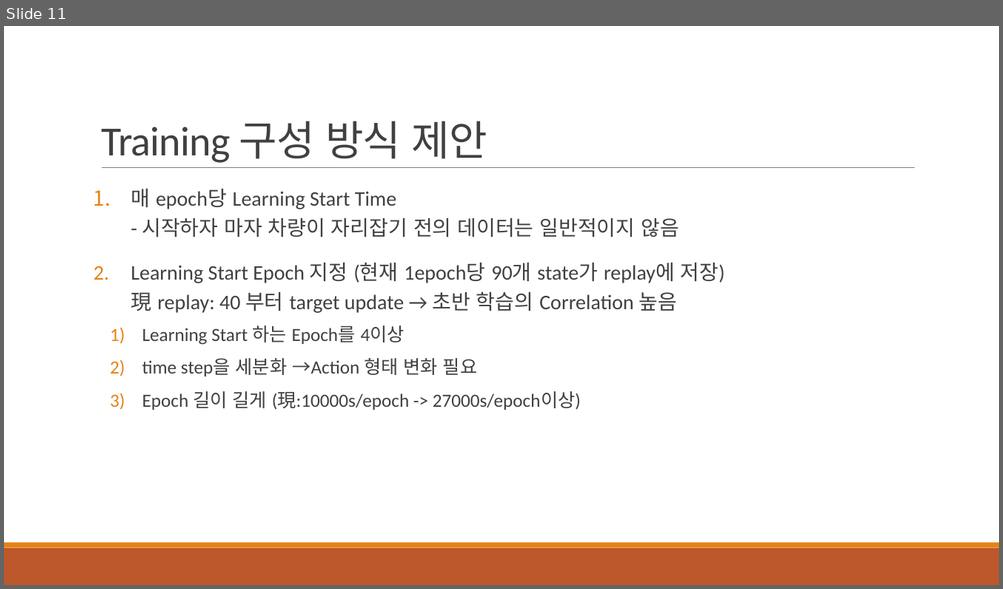
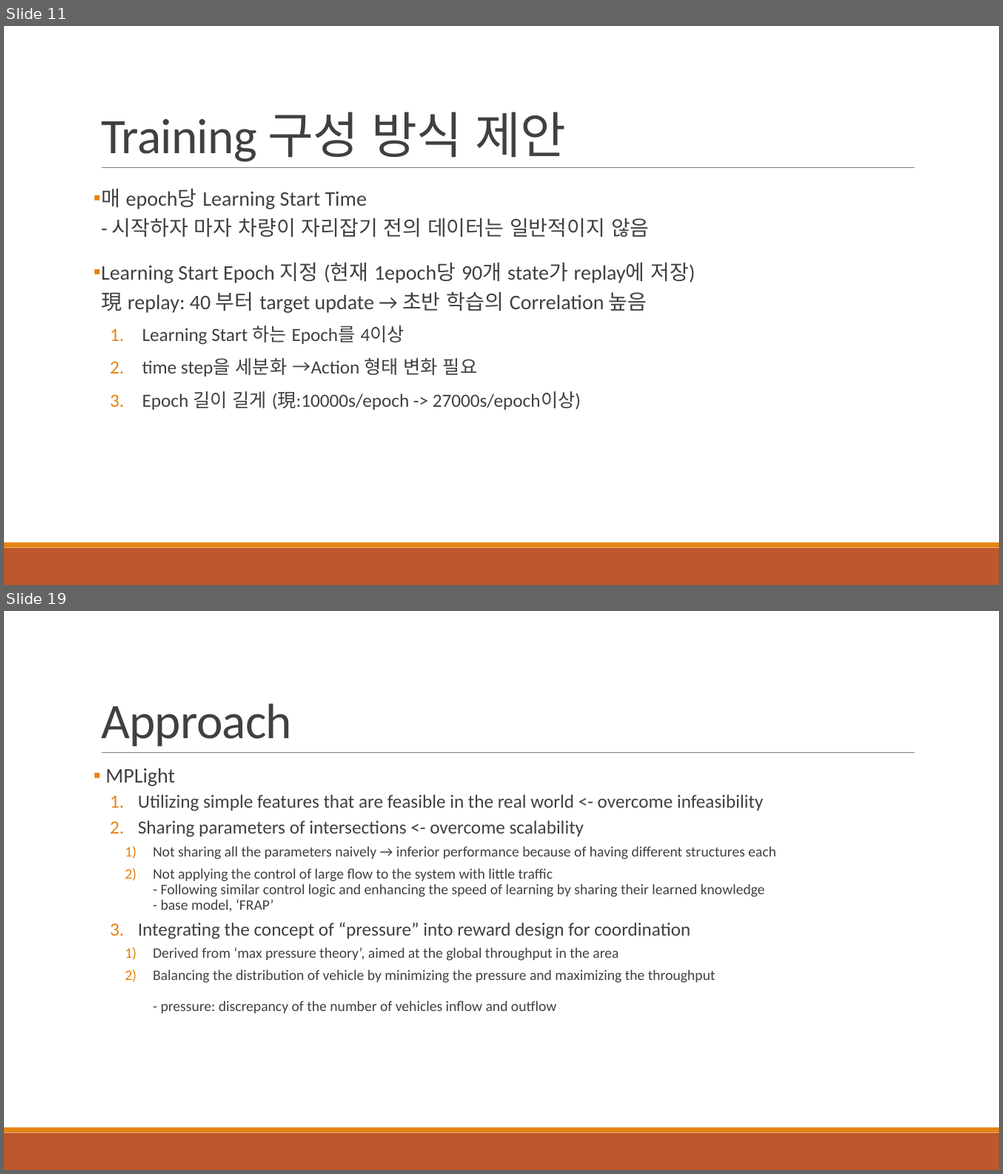
Before and after one commit to 3neutronstar/traffic-optimization_RL, a slide deck: 1st_Seminar(강민수).pptx. Shown one above the other, each under a label of ours: slide 11 before the commit, slides 11 and 19 after it; the slides between them are not shown. The pictures are 1003x589 and 1003x1174 pixels, drawn with LibreOffice and Linux fonts; fonts in the diff are those of the drawing. Boxes give left, top, right and bottom in pixels: in the first picture for what was removed or moved away, otherwise in the second. Text is boxed around its words. In the diff, an @@ line names an element or a change of style, - is before the commit and + after.

Commit message:
add the Toward a traffic light paper contents to pptx

```diff
--- a/1st_Seminar(강민수).pptx
+++ b/1st_Seminar(강민수).pptx
@@ slide 19 added at (4,611,999,1170), background #FFFFFF; not listed: 3 template elements that a slide beside it also shows @@
@@ title added at (101,703,292,746), 48 pt, text #404040 @@
+Approach
@@ text added at (105,768,776,1014), 14 pt, text #404040 @@
+▪ MPLight
+  1. Utilizing simple features that are feasible in the real world <- overcome infeasibility
+  2. Sharing parameters of intersections <- overcome scalability
+    1) Not sharing all the parameters naively → inferior performance because of having different structures each
+    2) Not applying the control of large flow to the system with little traffic
+       - Following similar control logic and enhancing the speed of learning by sharing their learned knowledge
+       - base model, ‘FRAP’
+  3. Integrating the concept of “pressure” into reward design for coordination
+    1) Derived from ‘max pressure theory’, aimed at the global throughput in the area
+    2) Balancing the distribution of vehicle by minimizing the pressure and maximizing the throughput
+       - pressure: discrepancy of the number of vehicles inflow and outflow
@@ slide 11 changed as well @@
@@ title "Training 구성 방식 제안" at (101,112,566,162): size 40 to 48 pt @@
@@ text "매 epoch당 Learning Start Time ..." at (101,189,695,410): bullet 1. to ▪; bullet 1) to 1. @@
```
Also in this commit, not shown: 9 other slides changed, 12 other slides added.
